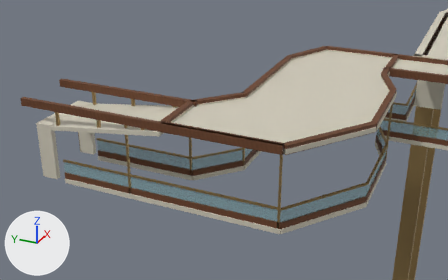
Two versions of the Blender file assets/d17_connected_royalty/source/AST-RES-006.blend, one commit apart.
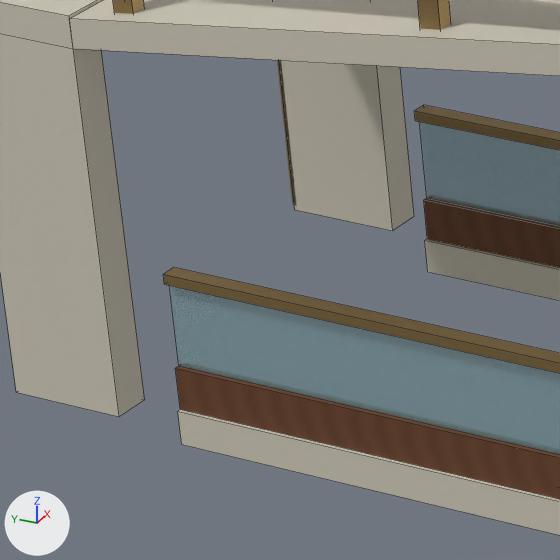
Each version is shown from a 50 mm camera at (55.38, -33.58, 117.51) aimed at (83.64, -20.86, 103.38), then close up on the part from 9% to 26% of the width and 44% to 71% of the height. Lighting does not change. The marker at lower left points along +X, +Y and +Z. The older version's two pictures come first. The close-ups show mesh edges as thin lines.

Names of what the first close-up shows: 'CR_ApproachRisingSoffit', 'CR_Fascia_01', 'CR_Fascia_22', 'CR_GuardBase_01', 'CR_GuardBase_22', 'CR_GuardCap_01', 'CR_GuardCap_22', 'CR_GuardGlass_01', 'CR_GuardGlass_22', 'CR_Portal_Header', 'CR_Portal_Left', 'CR_Portal_Right' and 3 more.
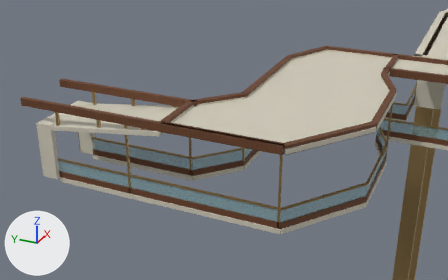
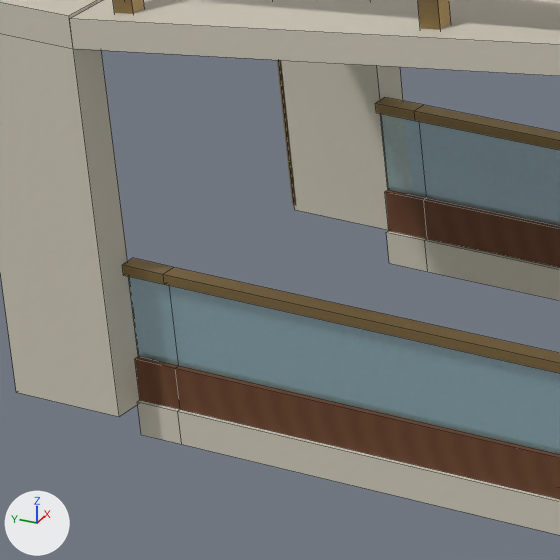
Where the change shows, as pixel boxes [x1, y1, x2, y2] in the close-ups (560 x 560 px):
'CR_PortalReturn_Left_Glass', added
    after: [128, 276, 179, 366]
'CR_PortalReturn_Right_Glass', added
    after: [381, 114, 426, 198]
'CR_PortalReturn_Left_Base', added (brown)
    after: [135, 357, 180, 409]
'CR_PortalReturn_Right_Base', added (brown)
    after: [385, 190, 427, 239]
'CR_PortalReturn_Left_Fascia', added
    after: [137, 400, 181, 444]
'CR_PortalReturn_Right_Fascia', added
    after: [386, 231, 428, 272]
'CR_PortalReturn_Left_Cap', added (brown)
    after: [122, 258, 173, 284]
'CR_PortalReturn_Right_Cap', added (brown)
    after: [375, 97, 423, 121]

The edits, one by one:
Mesh me_cr_portalreturn_right_cap is new.
It is a box spanning x 81.44..81.56, y -14.0..-13.65, z 103.01..103.09.
It uses material mat_champagne_metal (picture img_champagne_metal_png).
Mesh me_cr_portalreturn_right_glass is new.
It is a box spanning x 81.488..81.512, y -14.0..-13.65, z 102.35..103.01.
It uses material mat_housesmokedglass (cyan #89b5ba).
Mesh me_cr_portalreturn_right_base is new.
It is a box spanning x 81.45..81.55, y -14.0..-13.65, z 102.025..102.35.
It uses material mat_warm_walnut (picture img_warm_walnut_png).
Mesh me_cr_portalreturn_right_fascia is new.
It is a box spanning x 81.42..81.58, y -14.0..-13.65, z 101.76..102.025.
It uses material mat_ivory_enamel (picture img_ivory_enamel_png).
Mesh me_cr_portalreturn_left_cap is new.
It is a box spanning x 78.44..78.56, y -14.0..-13.65, z 103.01..103.09.
It uses material mat_champagne_metal (picture img_champagne_metal_png).
Mesh me_cr_portalreturn_left_glass is new.
It is a box spanning x 78.488..78.512, y -14.0..-13.65, z 102.35..103.01.
It uses material mat_housesmokedglass (cyan #89b5ba).
Mesh me_cr_portalreturn_left_base is new.
It is a box spanning x 78.45..78.55, y -14.0..-13.65, z 102.025..102.35.
It uses material mat_warm_walnut (picture img_warm_walnut_png).
Mesh me_cr_portalreturn_left_fascia is new.
It is a box spanning x 78.42..78.58, y -14.0..-13.65, z 101.76..102.025.
It uses material mat_ivory_enamel (picture img_ivory_enamel_png).
Object 'CR_PortalReturn_Right_Cap' (ob_cr_portalreturn_right_cap) is new; it shows me_cr_portalreturn_right_cap.
Its location is (0.0, 0.0, 0.0).
Object 'CR_PortalReturn_Right_Glass' (ob_cr_portalreturn_right_glass) is new; it shows me_cr_portalreturn_right_glass.
Its location is (0.0, 0.0, 0.0).
Object 'CR_PortalReturn_Right_Base' (ob_cr_portalreturn_right_base) is new; it shows me_cr_portalreturn_right_base.
Its location is (0.0, 0.0, 0.0).
Object 'CR_PortalReturn_Right_Fascia' (ob_cr_portalreturn_right_fascia) is new; it shows me_cr_portalreturn_right_fascia.
Its location is (0.0, 0.0, 0.0).
Object 'CR_PortalReturn_Left_Cap' (ob_cr_portalreturn_left_cap) is new; it shows me_cr_portalreturn_left_cap.
Its location is (0.0, 0.0, 0.0).
Object 'CR_PortalReturn_Left_Glass' (ob_cr_portalreturn_left_glass) is new; it shows me_cr_portalreturn_left_glass.
Its location is (0.0, 0.0, 0.0).
Object 'CR_PortalReturn_Left_Base' (ob_cr_portalreturn_left_base) is new; it shows me_cr_portalreturn_left_base.
Its location is (0.0, 0.0, 0.0).
Object 'CR_PortalReturn_Left_Fascia' (ob_cr_portalreturn_left_fascia) is new; it shows me_cr_portalreturn_left_fascia.
Its location is (0.0, 0.0, 0.0).
